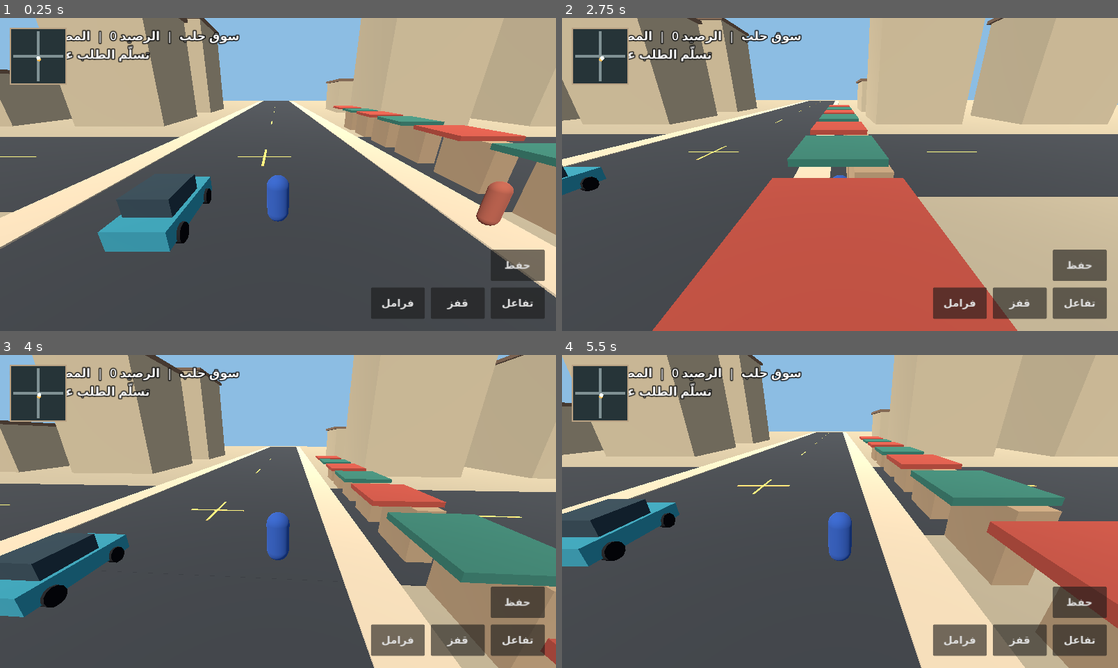
Above: before the commit, frames 1-4 (two rows, left to right).
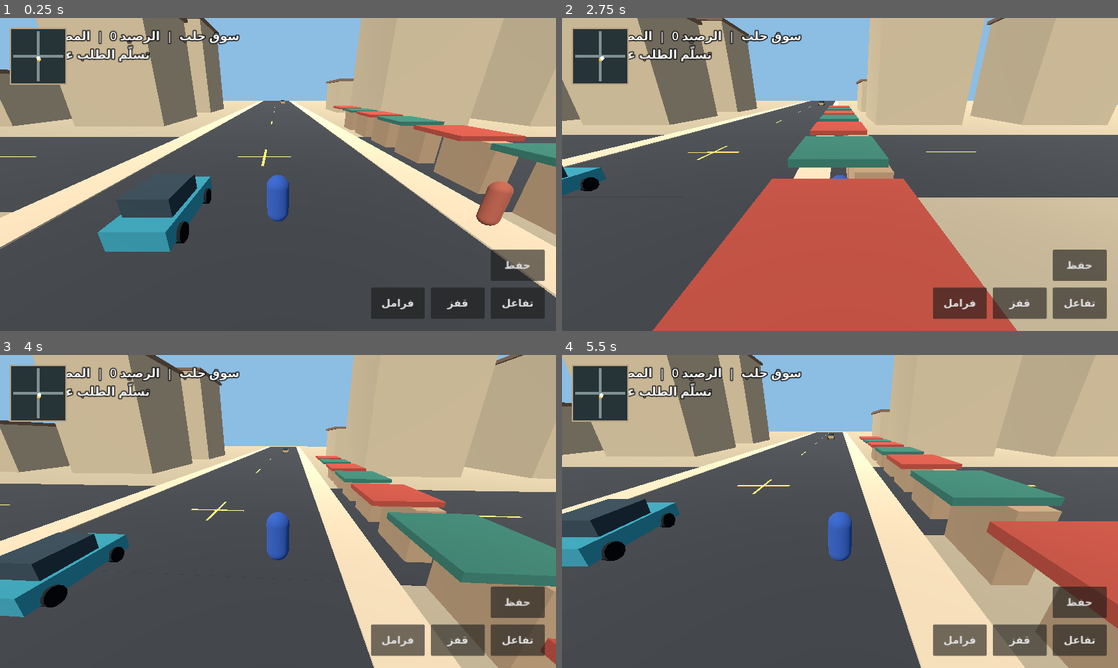
Above: after the commit, the same moments.

Repository: yosef12352/Sham-Streets-3D
Game: Godot game, scene res://main.tscn
Two runs of this game, one before a commit and one after it. Both use one fixed random seed, a clock stepped at 60 frames per second and the inputs below.
Inputs (mouse positions are in pixels of both pictures, inside the frame that each line leads up to):
- Up to frame 1 (0.25 s): no input
- Up to frame 2 (2.75 s): tap Enter at 0.5 s; move the mouse to (962, 158) at 0.52 s; hold Right (ui_right) 0.53-1.25 s; tap E at 0.6, 2.1 s; click (962, 158) at 0.67 s; tap Space at 0.77 s; drag from (728, 190) to (812, 237) at 1.27 s; move the mouse to (895, 105) at 2.02 s; hold Right (ui_right) from 2.03 s (still down)
- Up to frame 3 (4 s): release Right (ui_right) at 2.75 s; drag from (250, 574) to (111, 464) at 2.77 s; move the mouse to (444, 558) at 3.52 s; hold Left (ui_left) from 3.53 s (still down); tap E at 3.6 s; tap Space at 3.77 s
- Up to frame 4 (5.5 s): release Left (ui_left) at 4.25 s; drag from (673, 464) to (756, 433) at 4.27 s; move the mouse to (867, 511) at 5.02 s; hold Down (ui_down) from 5.03 s (still down); tap E at 5.1 s; click (867, 511) at 5.17 s

The runs differ from the first frame. In frame 1, less than 0.1% of the frame differs, in the area x 50-52%, y 26-28%; in frame 2, 1.0%, in the area x 0-100%, y 0-100%; in frame 3, less than 0.1%; in frame 4, less than 0.1%.

Commit message:
Add market traffic and a timed patrol response

Diff:
--- /dev/null
+++ b/scripts/road_response.gd
@@ -0,0 +1,75 @@
+extends Node3D
+
+const CAR := preload("res://scenes/market_car.tscn")
+const PATROL_START := Vector3(-3, 0.66, -34)
+const TRAFFIC_START := Vector3(3, 0.66, -82)
+const RESPONSE_INTERVAL := 9.0
+
+var traffic: ShamVehicleController
+var patrol: ShamVehicleController
+var traffic_heading := 1.0
+var remaining := 0.0
+var contact_cooldown := 0.0
+
+func _ready() -> void:
+    traffic = _spawn(TRAFFIC_START, Color("#b58f58"))
+    patrol = _spawn(PATROL_START, Color("#526da6"))
+    patrol.hide()
+    patrol.collision_layer = 0
+    patrol.collision_mask = 0
+    patrol.set_physics_process(false)
+
+func _spawn(location: Vector3, color: Color) -> ShamVehicleController:
+    var vehicle := CAR.instantiate() as ShamVehicleController
+    vehicle.position = location
+    vehicle.maximum_speed = 9.0
+    var material := StandardMaterial3D.new()
+    material.albedo_color = color
+    vehicle.get_node("Body").material_override = material
+    add_child(vehicle)
+    vehicle.enter_vehicle()
+    return vehicle
+
+func tick(delta: float, player_car: ShamVehicleController, actor_position: Vector3, state: ShamGameState) -> void:
+    contact_cooldown = maxf(0.0, contact_cooldown - delta)
+    if traffic.position.z < -91 or traffic.position.z > 77:
+        traffic_heading = 1.0 if traffic.position.z < -91 else -1.0
+        traffic.rotation.y = PI if traffic_heading > 0.0 else 0.0
+        traffic.forward_speed = 0.0
+    elif is_zero_approx(traffic.rotation.y) and traffic_heading > 0.0:
+        traffic.rotation.y = PI
+    traffic.set_mobile_controls(0.55, 0.0, false)
+    if player_car.driver_active and contact_cooldown == 0.0:
+        for index in range(player_car.get_slide_collision_count()):
+            if player_car.get_slide_collision(index).get_collider() == traffic:
+                state.set_wanted(state.wanted_level + 1)
+                remaining = RESPONSE_INTERVAL
+                contact_cooldown = 2.5
+                break
+    if state.wanted_level > 0:
+        if not patrol.visible:
+            patrol.position = PATROL_START
+            patrol.velocity = Vector3.ZERO
+            patrol.forward_speed = 0.0
+            patrol.collision_layer = 1
+            patrol.collision_mask = 1
+            patrol.show()
+            patrol.set_physics_process(true)
+            remaining = RESPONSE_INTERVAL
+        _pursue(actor_position)
+        remaining -= delta
+        if remaining <= 0.0:
+            state.set_wanted(state.wanted_level - 1)
+            remaining = RESPONSE_INTERVAL
+    elif patrol.visible:
+        patrol.hide()
+        patrol.collision_layer = 0
+        patrol.collision_mask = 0
+        patrol.set_physics_process(false)
+
+func _pursue(actor_position: Vector3) -> void:
+    var difference := actor_position - patrol.position
+    difference.y = 0.0
+    var desired_yaw := atan2(-difference.x, -difference.z)
+    var angle := wrapf(patrol.rotation.y - desired_yaw, -PI, PI)
+    patrol.set_mobile_controls(0.92, clampf(angle, -1.0, 1.0), difference.length_squared() < 18.0)
--- a/scripts/world.gd
+++ b/scripts/world.gd
@@ -14,6 +14,7 @@
 var car: ShamVehicleController
 var districts := preload("res://scripts/district_stream.gd").new()
 var pedestrians: Node3D
+var road_response := preload("res://scripts/road_response.gd").new()
 var state := ShamGameState.new()
 var missions := ShamMissionManager.new()
 var hud: Label
@@ -35,11 +36,13 @@
     _build_city()
     _build_player()
     _build_car()
+    add_child(road_response)
     add_child(state)
     add_child(missions)
     _build_ui()
     _build_marker()
     _restore()
+    state.wanted_changed.connect(func(_level: int) -> void: _refresh_ui())
     districts.update_focus(car.position if driving else player.position)
     _refresh_ui()
     camera.position = player.position + Vector3(0, 4, 8)
@@ -375,6 +378,7 @@
     var actor_position := car.position if driving else player.position
     districts.update_focus(actor_position)
     minimap.update_positions(actor_position, marker.position)
+    road_response.tick(delta, car, actor_position, state)
     var focus := actor_position + Vector3.UP * 0.95
     var heading := yaw + (car.rotation.y if driving else 0.0)
     var offset := Vector3(0, sin(pitch), cos(pitch)).rotated(Vector3.UP, heading)
--- a/tests/playable_smoke.gd
+++ b/tests/playable_smoke.gd
@@ -81,10 +81,21 @@
     root.add_child(third)
     await frames(2)
     check(third.state.money == 100 and third.state.outfit_id == "market", "Reload should preserve money and clothes")
+    var traffic_z: float = third.road_response.traffic.position.z
+    third.state.set_wanted(2)
+    await frames(35)
+    check(third.road_response.traffic.position.z > traffic_z + 0.5, "Traffic should move along the road")
+    check(third.road_response.patrol.visible, "Wanted level should activate a patrol")
+    third.road_response.remaining = 0.0
+    await frames(2)
+    check(third.state.wanted_level == 1, "Wanted level should decay")
+    third.road_response.remaining = 0.0
+    await frames(3)
+    check(third.state.wanted_level == 0 and not third.road_response.patrol.visible, "Patrol should end at zero")
     var corrupted := FileAccess.open(ShamSaveSystem.SAVE_PATH, FileAccess.WRITE)
     corrupted.store_string("{truncated")
     corrupted.close()
     check(ShamSaveSystem.load_game().get("money") == 150, "Corrupt current save should recover previous valid save")
     if failures == 0:
-        print("PASS: streaming, pedestrians, movement, car, delivery, shop, reload and backup recovery")
+        print("PASS: streaming, pedestrians, traffic, patrol, movement, car, delivery, shop, reload and backup recovery")
     quit(failures)
Not shown, changed: docs/PROGRESS.md
